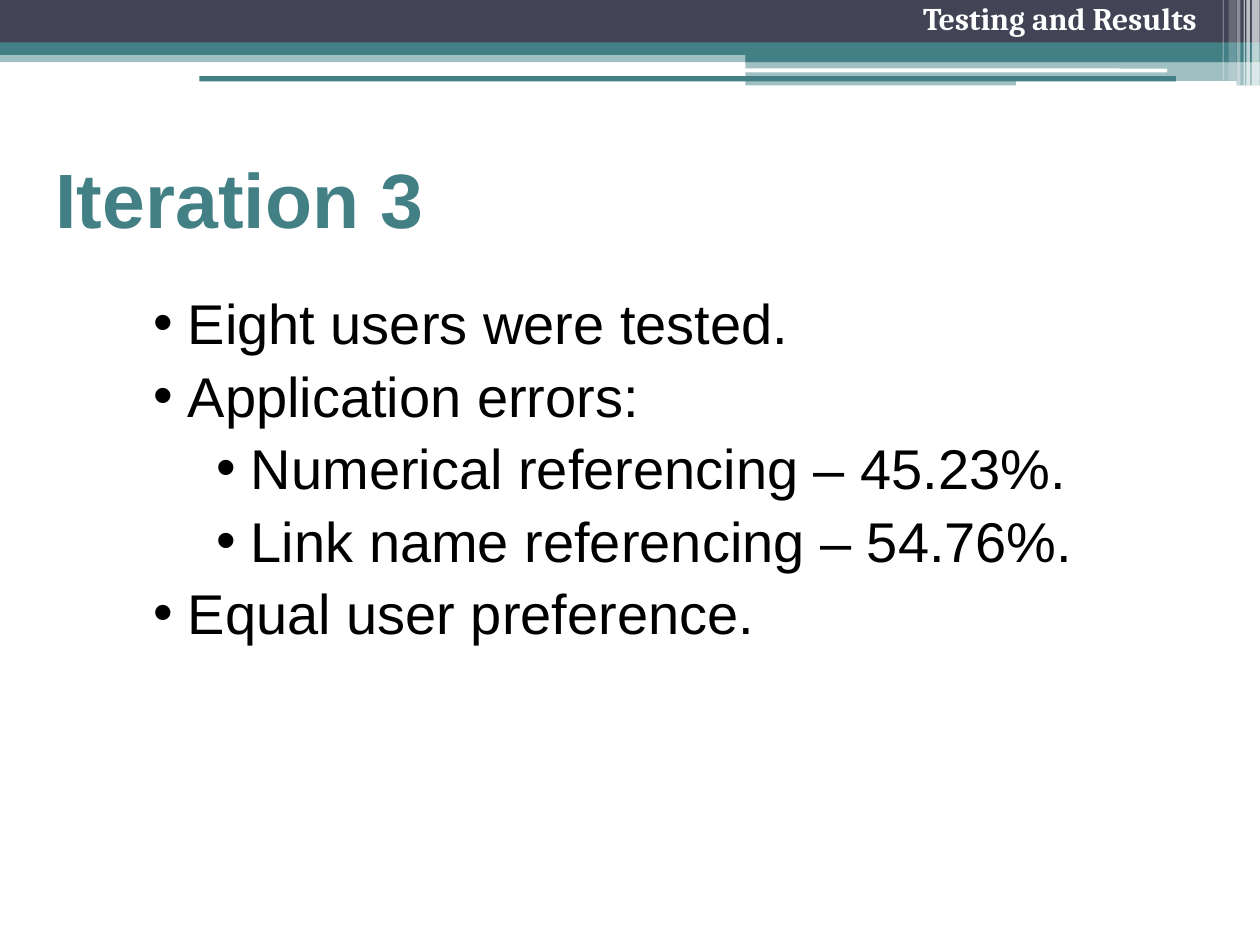
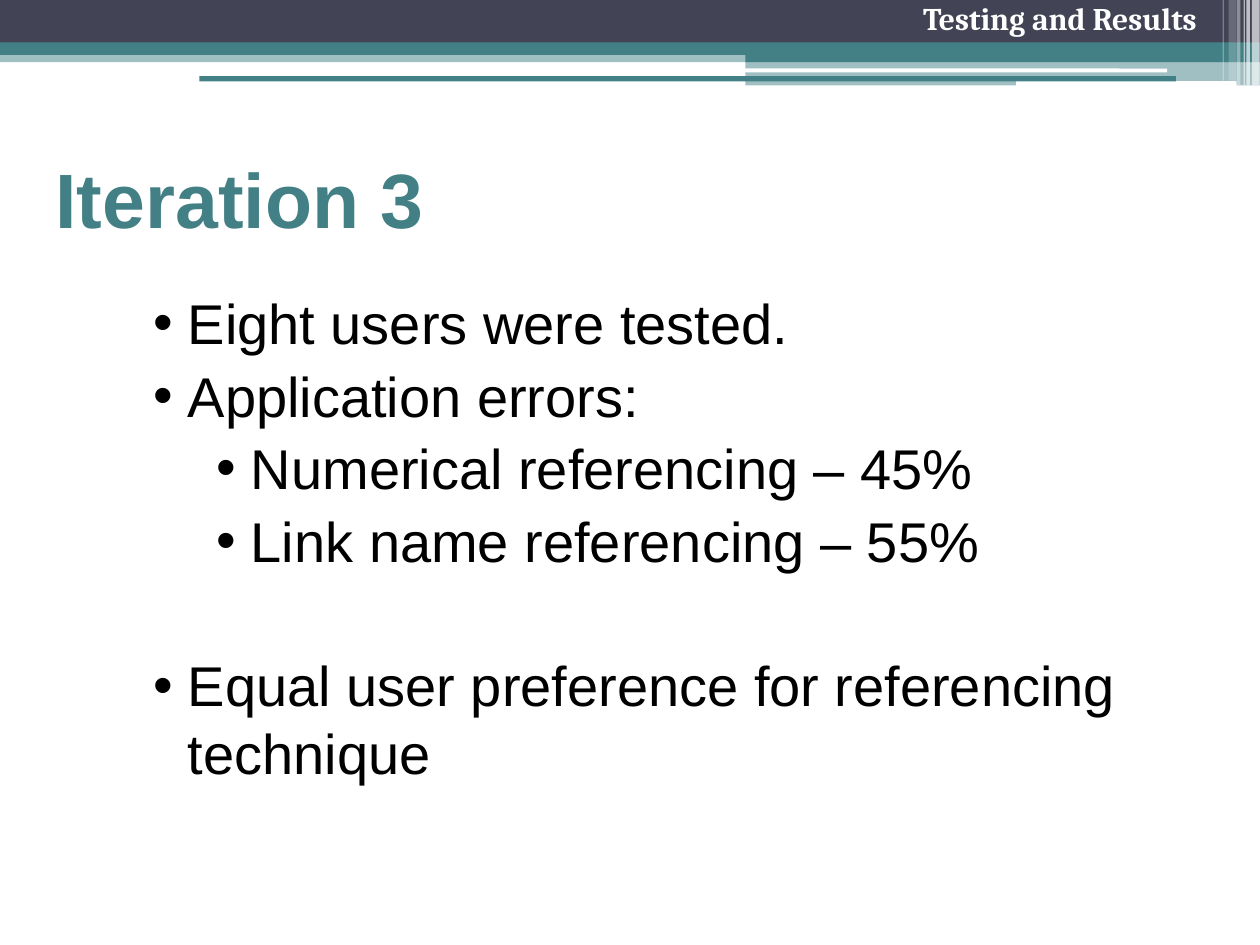
Before and after one commit to freecole/Lab-project, a slide deck: slide 21 of Presentation/Final Presentation.pptx (slide 14 before the commit). Drawn at 1260x945 pixels with LibreOffice and Linux fonts; fonts in the diff are those of the drawing. Boxes give left, top, right and bottom in pixels: in the first picture for what was removed or moved away, otherwise in the second. Text is boxed around its words. In the diff, an @@ line names an element or a change of style, - is before the commit and + after.

```diff
--- a/Presentation/Final Presentation.pptx
+++ b/Presentation/Final Presentation.pptx
@@ text at (188,448,1115,785): text changed @@
-    • Numerical referencing – 45.23%.
-    • Link name referencing – 54.76%.
-  • Equal user preference.
+    • Numerical referencing – 45%
+    • Link name referencing – 55%
+  • Equal user preference for referencing technique
```
Also in this commit, not shown: 13 other slides changed, 11 slides added, 4 slides removed.
